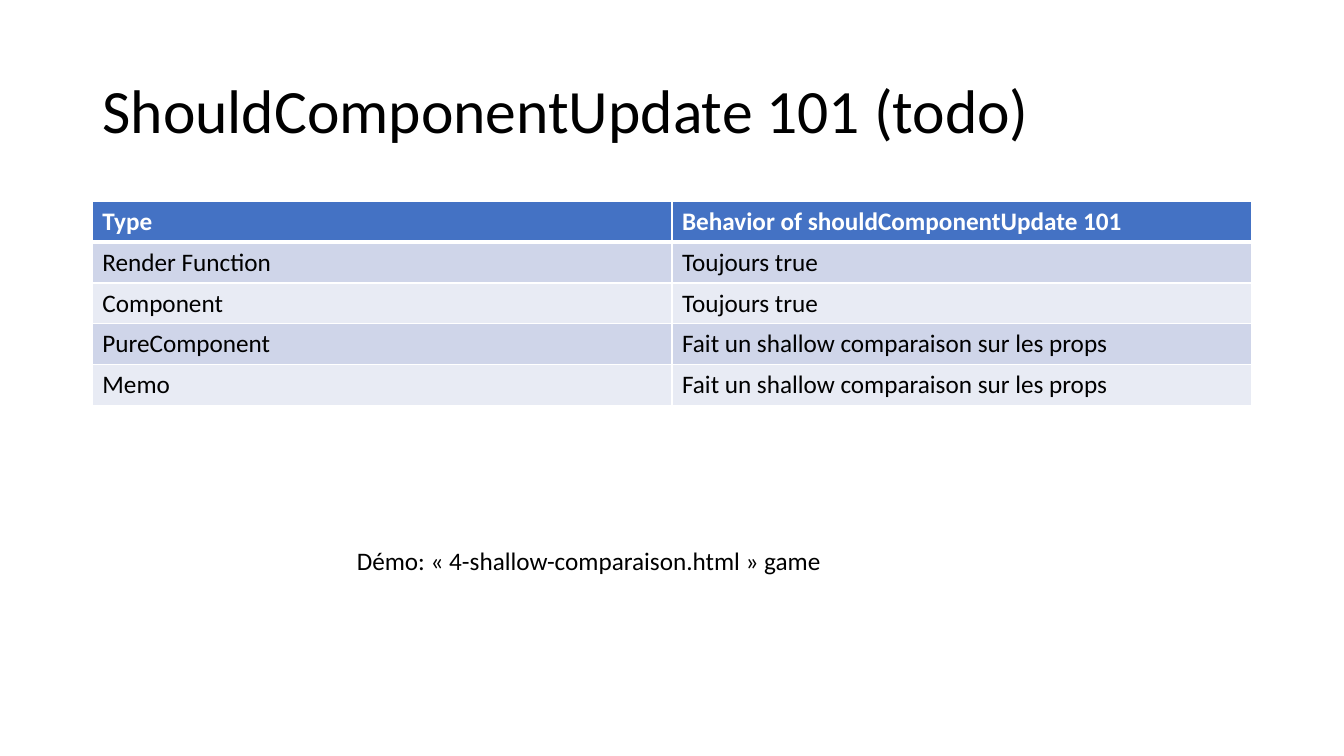
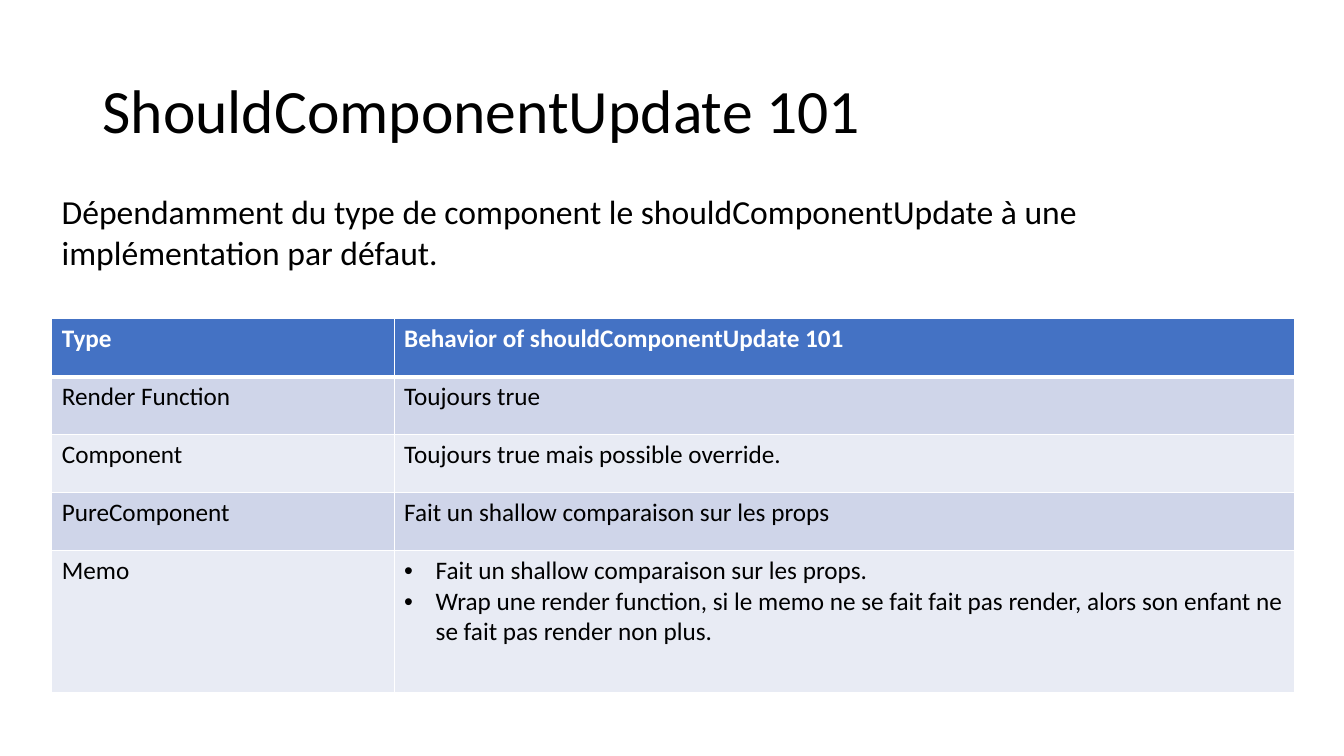
Before and after one commit to samuelgaudreau/formation-front-end-3, a slide deck: slide 26 of part-2/React-Perfo.pptx (slide 21 before the commit). Drawn at 1344x756 pixels with LibreOffice and Linux fonts; fonts in the diff are those of the drawing. Boxes give left, top, right and bottom in pixels: in the first picture for what was removed or moved away, otherwise in the second. Text is boxed around its words. In the diff, an @@ line names an element or a change of style, - is before the commit and + after.

```diff
--- a/part-2/React-Perfo.pptx
+++ b/part-2/React-Perfo.pptx
@@ title at (x1=102, y1=90, x2=861, y2=143): text changed @@
-ShouldComponentUpdate 101 (todo)
+ShouldComponentUpdate 101
@@ text added at (x1=62, y1=200, x2=1077, y2=271), 24 pt, text #000000 @@
+Dépendamment du type de component le shouldComponentUpdate à une implémentation par défaut.
@@ table at (x1=51, y1=319, x2=1296, y2=693) @@
-row 3, column 2: Toujours true
+row 3, column 2: Toujours true mais possible override.
-row 5, column 2: Fait un shallow comparaison sur les props
+row 5, column 2: Fait un shallow comparaison sur les props. / Wrap une render function, si le memo ne se fait fait pas render, alors son enfant ne se fait pas render non plus.
@@ table resized from (x1=93, y1=202, x2=1252, y2=406) to (x1=51, y1=319, x2=1296, y2=693) @@
@@ text removed at (x1=357, y1=552, x2=820, y2=575) @@
-Démo: « 4-shallow-comparaison.html » game
```
Also in this commit, not shown: 10 other slides changed, 13 slides added, 1 slide removed, 10 other files.
